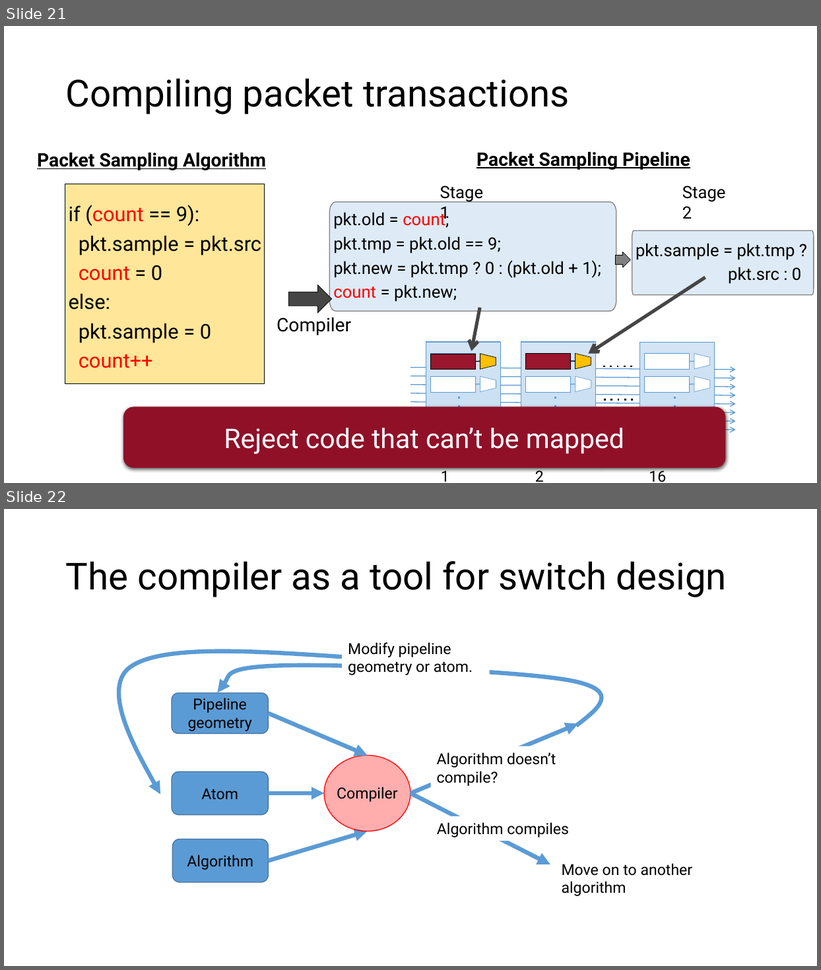
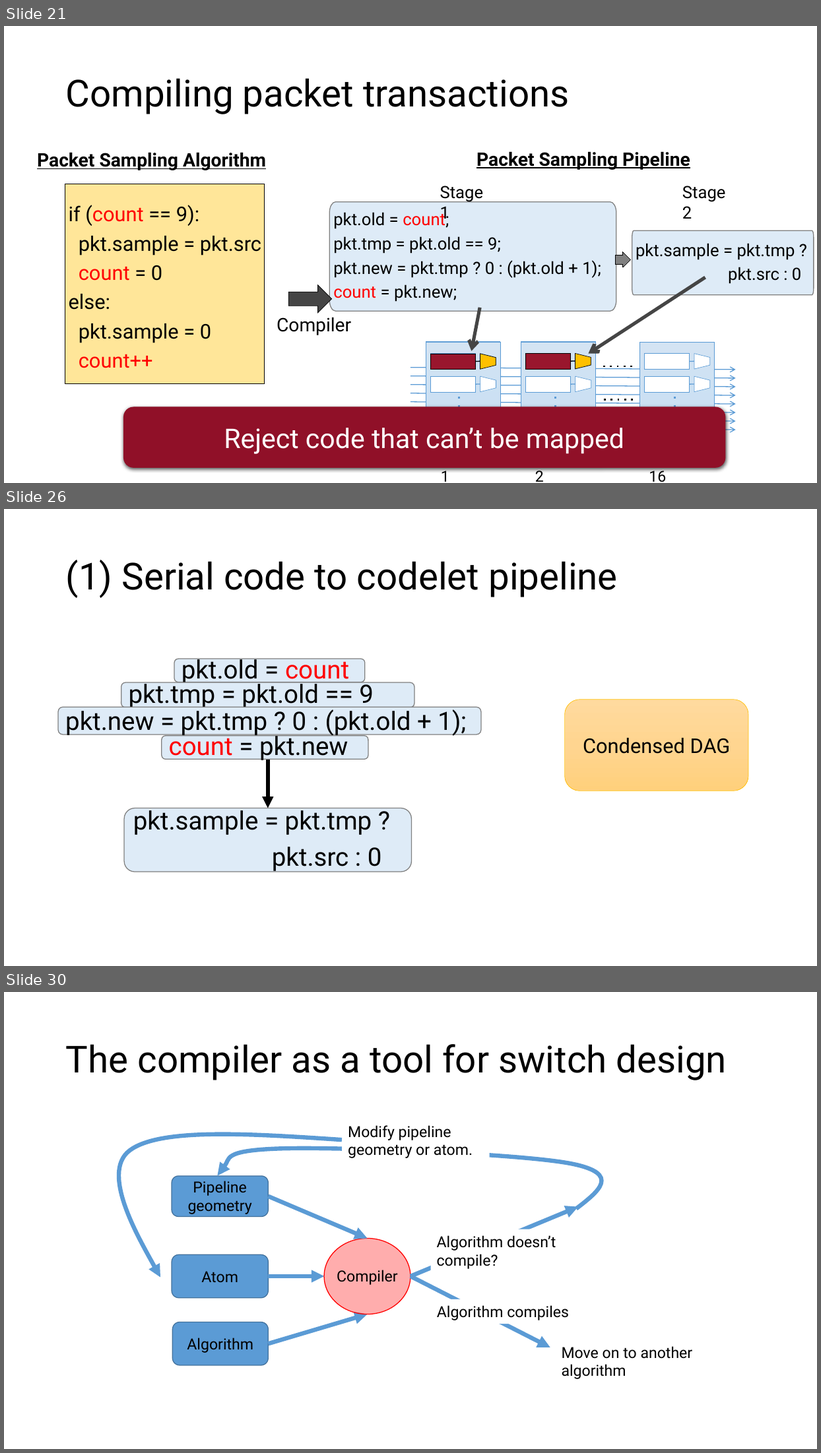
Before and after one commit to anirudhSK/pifo-domino-marple-ppts, a slide deck: combined_domino_pifo.pptx. Shown one above the other, each under a label of ours: slides 21 and 22 before the commit, slides 21, 26 and 30 after it; the slides between them are not shown. The pictures are 821x970 and 821x1453 pixels, drawn with LibreOffice and Linux fonts; fonts in the diff are those of the drawing. Boxes give left, top, right and bottom in pixels: in the first picture for what was removed or moved away, otherwise in the second. Text is boxed around its words. In the diff, an @@ line names an element or a change of style, - is before the commit and + after.

```diff
--- a/combined_domino_pifo.pptx
+++ b/combined_domino_pifo.pptx
@@ slide 26 added at (x1=4, y1=509, x2=817, y2=966), background #FFFFFF @@
@@ title added at (x1=66, y1=560, x2=618, y2=598), 44 pt, text #000000 @@
+(1) Serial code to codelet pipeline
@@ rounded rectangle added at (x1=174, y1=659, x2=364, y2=682), fill #DEEBF7, outline #808080 1 pt, 30 pt, text #000000 @@
+pkt.old = count
@@ rounded rectangle added at (x1=121, y1=683, x2=415, y2=708), fill #DEEBF7, outline #808080 1 pt, 30 pt, text #000000 @@
+pkt.tmp = pkt.old == 9
@@ rounded rectangle added at (x1=565, y1=699, x2=748, y2=791), fill gradient #FFDB9E to #FFD590 to #FFD07C, outline #FFC000 0.5 pt, 24 pt, text #000000 @@
+Condensed DAG
@@ rounded rectangle added at (x1=58, y1=707, x2=482, y2=735), fill #DEEBF7, outline #808080 1 pt, 30 pt, text #000000 @@
+pkt.new = pkt.tmp ? 0 : (pkt.old + 1);
@@ rounded rectangle added at (x1=162, y1=736, x2=369, y2=760), fill #DEEBF7, outline #808080 1 pt, 30 pt, text #000000 @@
+count = pkt.new
@@ arrow added from (268, 760) to (268, 809), #000000 4.5 pt @@
@@ rounded rectangle added at (x1=124, y1=809, x2=411, y2=872), fill #DEEBF7, outline #808080 1 pt, 30 pt, text #000000 @@
+pkt.sample = pkt.tmp ?
+pkt.src : 0
@@ what was slide 22 is now slide 30 @@
```
Also in this commit, not shown: 7 other slides added.
